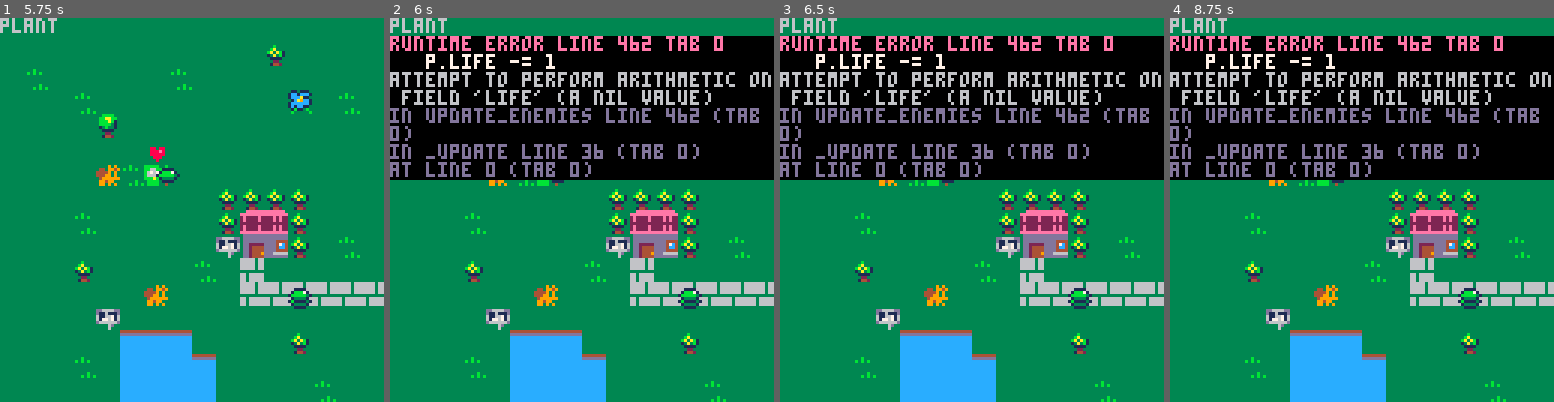
Above: before the commit, frames 1-4 (left to right).
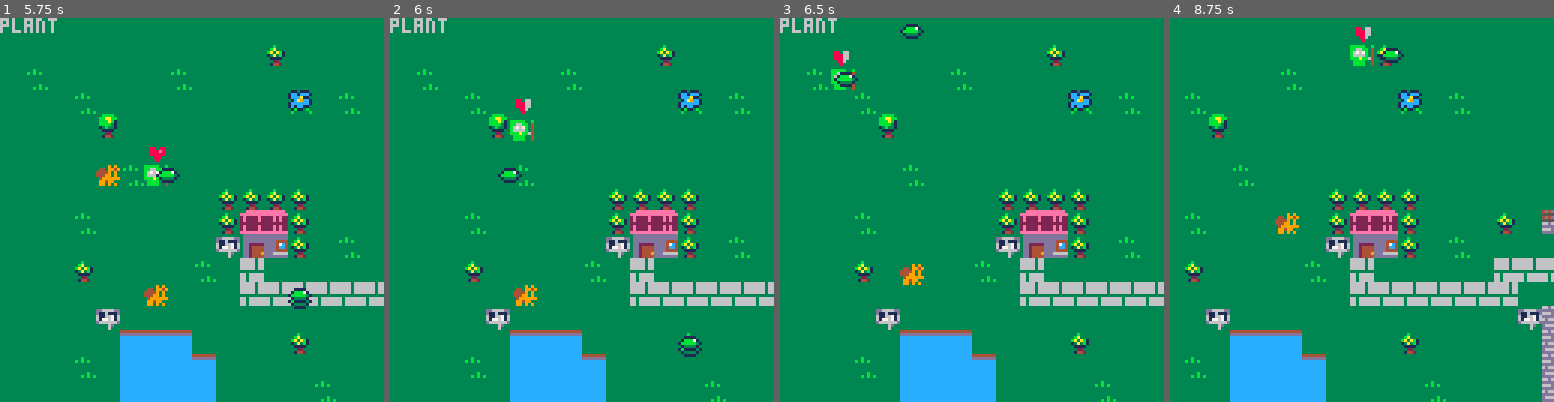
Above: after the commit, the same moments.

Repository: adatechschool/doris-pico-8-mickael-yoann-onat
Game: PICO-8 cartridge yom2.p8
Same seed, same stepped clock (60 frames per second), same inputs: the game is played once before the commit and once after it.
Inputs:
- Up to frame 1 (5.75 s): tap O (Z key) at 0.33, 0.7, 1.43, 2.22, 3.1, 3.98, 4.87 s; tap X (X key) at 1.07, 2.07, 2.4, 2.73, 3.07, 3.4, 3.73, 4.07, 4.4, 4.73, 5.07, 5.4, 5.73 s; hold Left 1.97-2.37 s; hold Down 2.42-2.82 s; hold Right 2.87-3.53 s; hold Up 3.58-4.08 s; hold Right 4.13-4.53 s; hold Down 4.58-5.08 s; hold Left from 5.13 s (still down)
- Up to frame 2 (6 s): tap O (Z key) at 5.75 s; release Left at 5.8 s; hold Up from 5.85 s (still down)
- Up to frame 3 (6.5 s): tap X (X key) at 6.07, 6.4 s; release Up at 6.18 s; hold Left from 6.23 s (still down)
- Up to frame 4 (8.75 s): release Left at 6.63 s; tap O (Z key) at 6.63, 7.52, 8.4 s; hold Down 6.68-7.08 s; tap X (X key) every 0.33 s from 6.73 to 8.73 s; hold Right 7.13-7.8 s; hold Up 7.85-8.35 s; hold Right from 8.4 s (still down)

Frame 1 is identical in both runs. In frame 2, 39% of the frame differs, in the area x 0-100%, y 4-89%; in frame 3, 38%; in frame 4, 55%, in the area x 0-100%, y 0-100%.
Error before the commit: runtime error line 462 tab 0; p.life -= 1; attempt to perform arithmetic on field 'life' (a nil value)

Commit message:
non non non

Diff:
--- a/yom2.p8
+++ b/yom2.p8
@@ -98,11 +98,11 @@
 
  function hud()
 --bar(p.hp/100,5,50,8,40,8,2)
-		if p.hp==3 then
+		if p.life==3 then
 			spr(65,p.x*8,p.y*8-7)
-		elseif p.hp==2 then
+		elseif p.life==2 then
 			spr(66,p.x*8,p.y*8-7)
-		elseif p.hp==1 then
+		elseif p.life==1 then
 			spr(67,p.x*8,p.y*8-7)
 --print(spr(43))
 
@@ -119,7 +119,7 @@
 function draw_game_state()
 
   cls()
-  print("hp: " .. state.hp, 0, 0, 7)
+  print("hp: " .. state.life, 0, 0, 7)
 end
 -->8
 --map
@@ -167,7 +167,7 @@
 	anim_t=0,
 	sprite=40,
 	power=1,ballspeed=2,portee=50,
-	hp=3,
+	life=3,
 	axe="x",
 	state="normal",
 	power_sprite=41
@@ -605,7 +605,7 @@
 function init_game_state()
 
 state = {
-    hp = 100,
+    life = 100,
       }
 end
 
@@ -614,11 +614,11 @@
 function update_game_state()
 
  if ((e.x-p.x)<0.8) and ((e.y-p.y)<0.8) and ((e.x-p.x>-0.8)) and ((e.y-p.y)>-0.8) then
-    state.hp = state.hp - 1
+    state.life = state.life - 1
 
  end
    if btn(5) then
-    state.hp = state.hp + 1
+    state.life = state.life + 1
   end
 end
 
